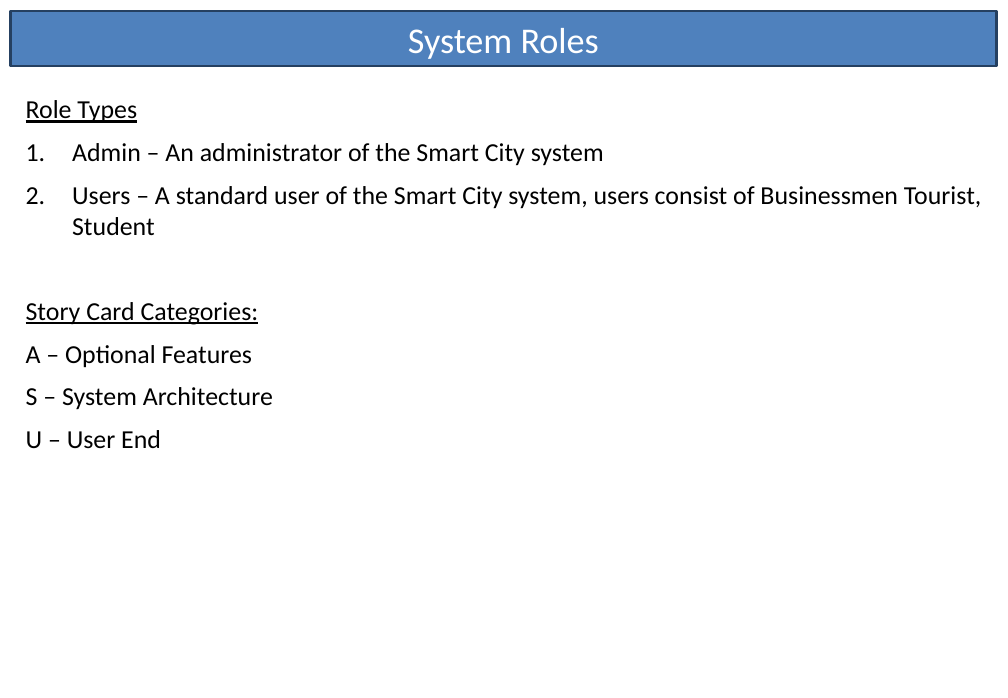
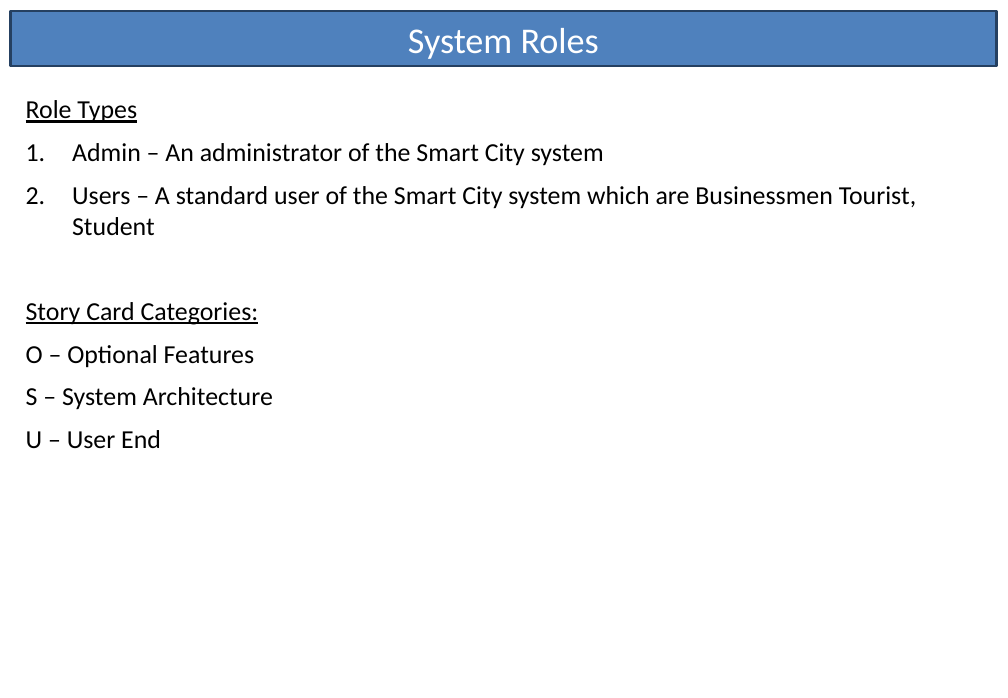
Before and after one commit to lufee84/GROUP-44, a slide deck: slide 1 of FINAL - STORY CARD.pptx. Drawn at 1008x698 pixels with LibreOffice and Linux fonts; fonts in the diff are those of the drawing. Boxes give left, top, right and bottom in pixels: in the first picture for what was removed or moved away, otherwise in the second. Text is boxed around its words. In the diff, an @@ line names an element or a change of style, - is before the commit and + after.

```diff
--- a/FINAL - STORY CARD.pptx
+++ b/FINAL - STORY CARD.pptx
@@ text at (72, 186, 916, 235): text changed @@
-2. Users – A standard user of the Smart City system, users consist of Businessmen Tourist, Student
+2. Users – A standard user of the Smart City system which are Businessmen Tourist, Student
@@ text at (26, 345, 254, 368): text changed @@
-A – Optional Features
+O – Optional Features
```
Also in this commit, not shown: 3 other files.
